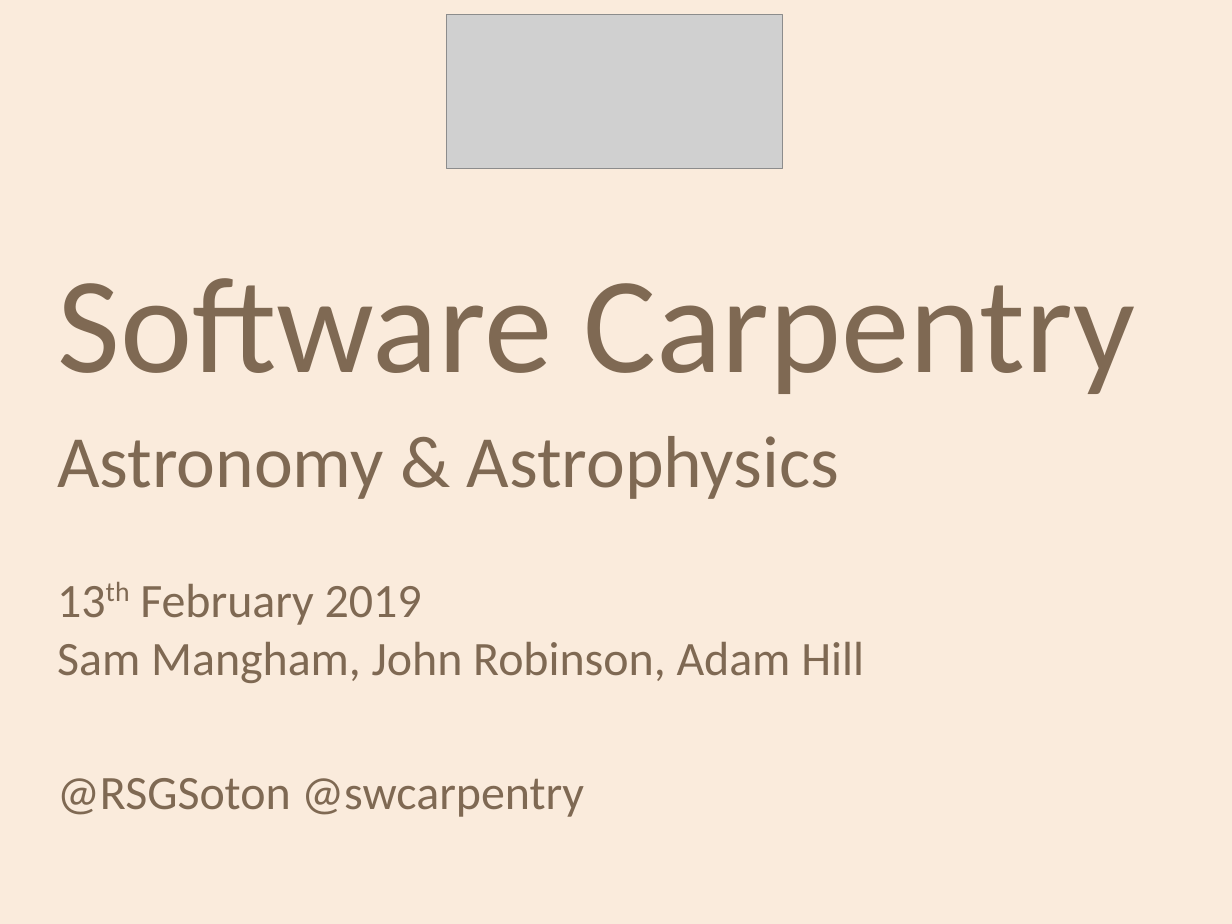
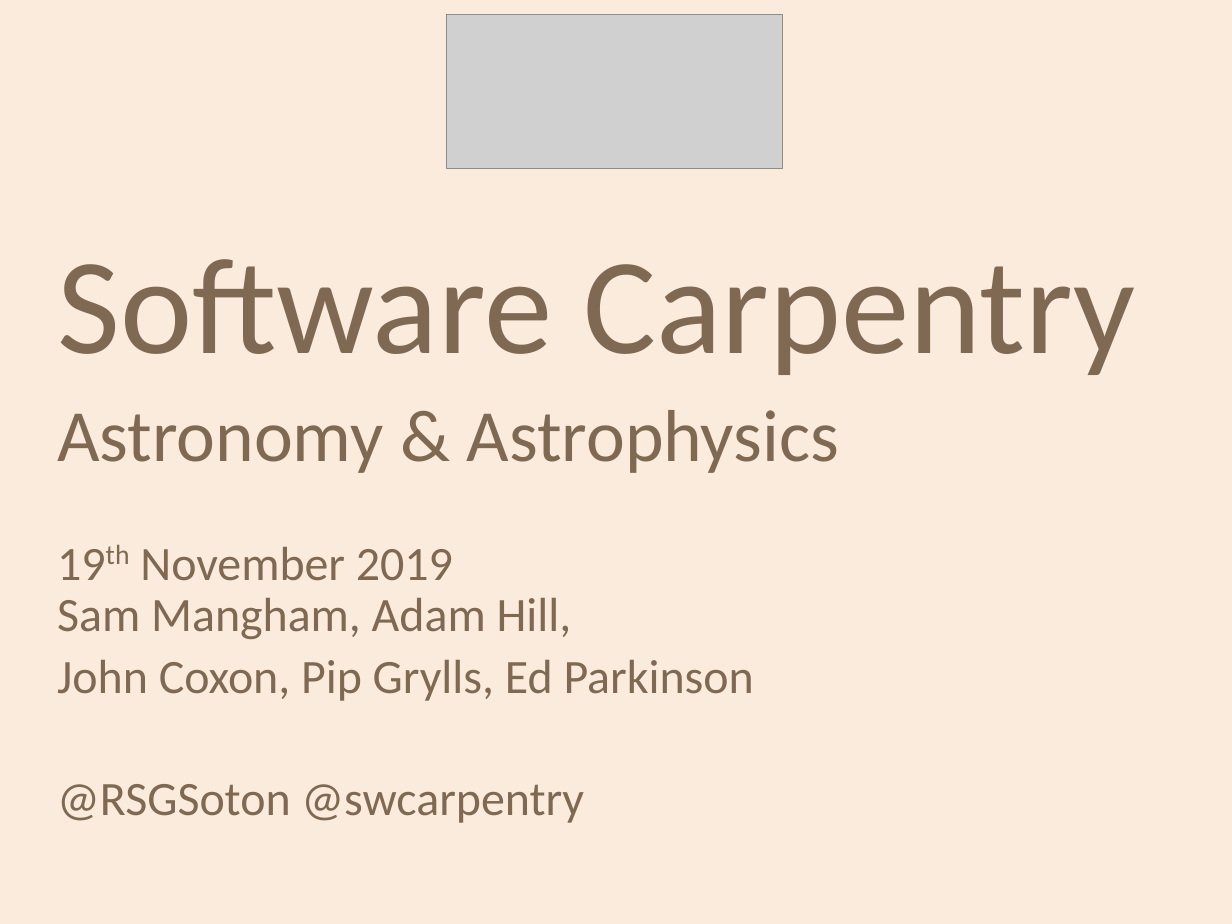
Before and after one commit to softwaresaved/2020-04-30-ramp-swc, a slide deck: slide 1 of welcome/swc-rsg-short-intro.odp. Drawn at 1232x924 pixels with LibreOffice and Linux fonts; fonts in the diff are those of the drawing; grey boxes stand for pictures; background and template pictures are left out. Boxes give left, top, right and bottom in pixels: in the first picture for what was removed or moved away, otherwise in the second. Text is boxed around its words. In the diff, an @@ line names an element or a change of style, - is before the commit and + after.

```diff
--- a/welcome/swc-rsg-short-intro.odp
+++ b/welcome/swc-rsg-short-intro.odp
@@ text at (57,259,1136,823): line spacing 1 to 0.9 @@
@@ text at (57,547,754,701): text changed @@
-13th February 2019
-Sam Mangham, John Robinson, Adam Hill
+19th November 2019
+Sam Mangham, Adam Hill,
+John Coxon, Pip Grylls, Ed Parkinson
```
Also in this commit, not shown: 2 other slides changed, 4 other files.
